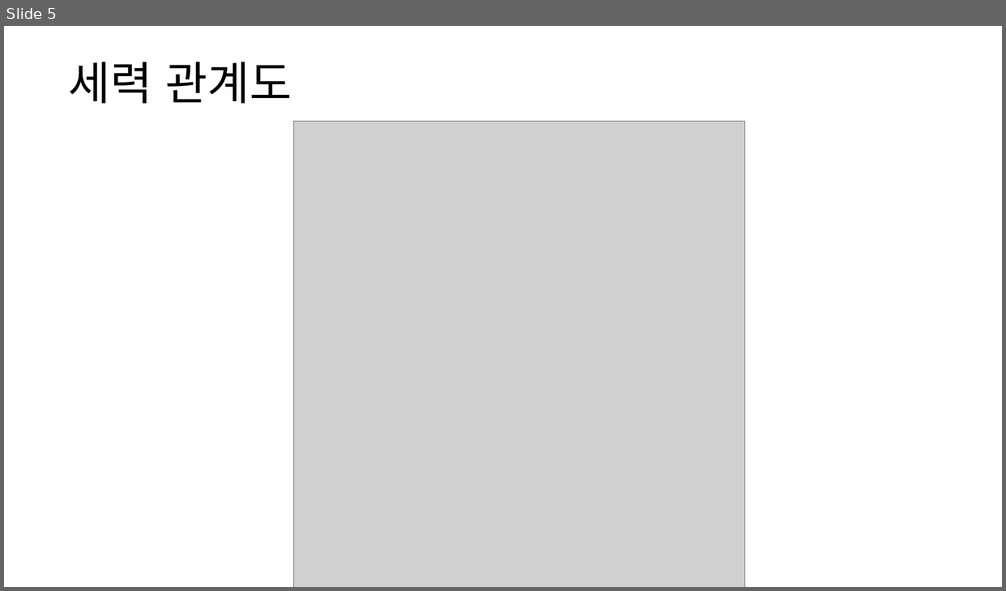
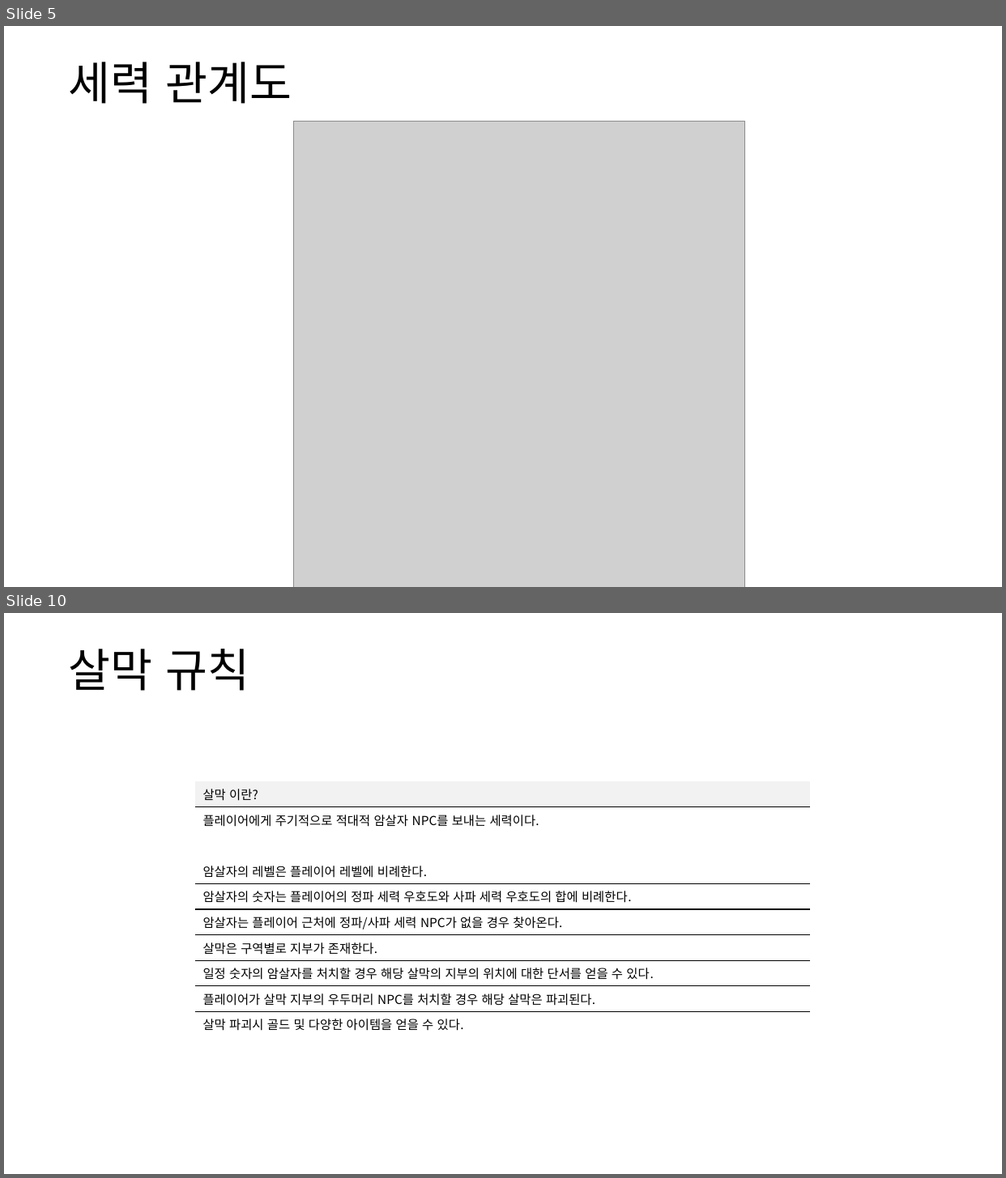
Before and after one commit to yjk0401/unityenginebasic_9th, a slide deck: 기획/방랑엽사전/세력 시스템 기획서.pptx. Shown one above the other, each under a label of ours: slide 5 before the commit, slides 5 and 10 after it; the slides between them are not shown. The pictures are 1006x591 and 1006x1178 pixels, drawn with LibreOffice and Linux fonts; fonts in the diff are those of the drawing; grey boxes stand for pictures. Boxes give left, top, right and bottom in pixels: in the first picture for what was removed or moved away, otherwise in the second. Text is boxed around its words. In the diff, an @@ line names an element or a change of style, - is before the commit and + after.

```diff
--- a/기획/방랑엽사전/세력 시스템 기획서.pptx
+++ b/기획/방랑엽사전/세력 시스템 기획서.pptx
@@ slide 10 added at (4,613,1002,1174), background #FFFFFF @@
@@ text added at (68,649,249,691), 44 pt, text #000000 @@
+살막 규칙
@@ table added at (196,781,810,1034), 10 rows, 1 columns @@
+살막 이란?
+플레이어에게 주기적으로 적대적 암살자 NPC를 보내는 세력이다.
+
+암살자의 레벨은 플레이어 레벨에 비례한다.
+암살자의 숫자는 플레이어의 정파 세력 우호도와 사파 세력 우호도의 합에 비례한다.
+암살자는 플레이어 근처에 정파/사파 세력 NPC가 없을 경우 찾아온다.
+살막은 구역별로 지부가 존재한다.
+일정 숫자의 암살자를 처치할 경우 해당 살막의 지부의 위치에 대한 단서를 얻을 수 있다.
+플레이어가 살막 지부의 우두머리 NPC를 처치할 경우 해당 살막은 파괴된다.
+살막 파괴시 골드 및 다양한 아이템을 얻을 수 있다.
```
Also in this commit, not shown: 2 slides changed, 3 other slides added, 2 other files.
